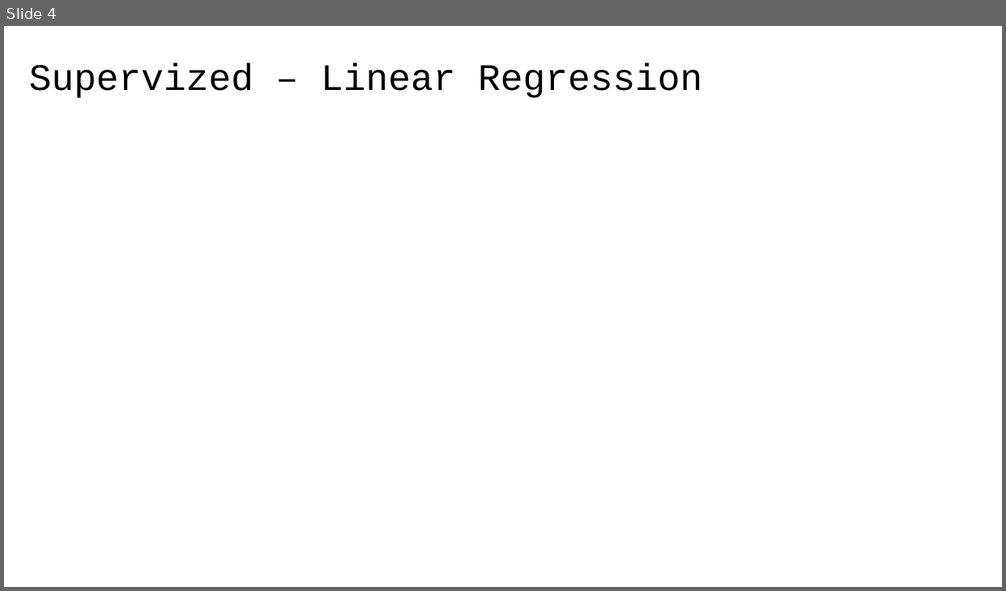
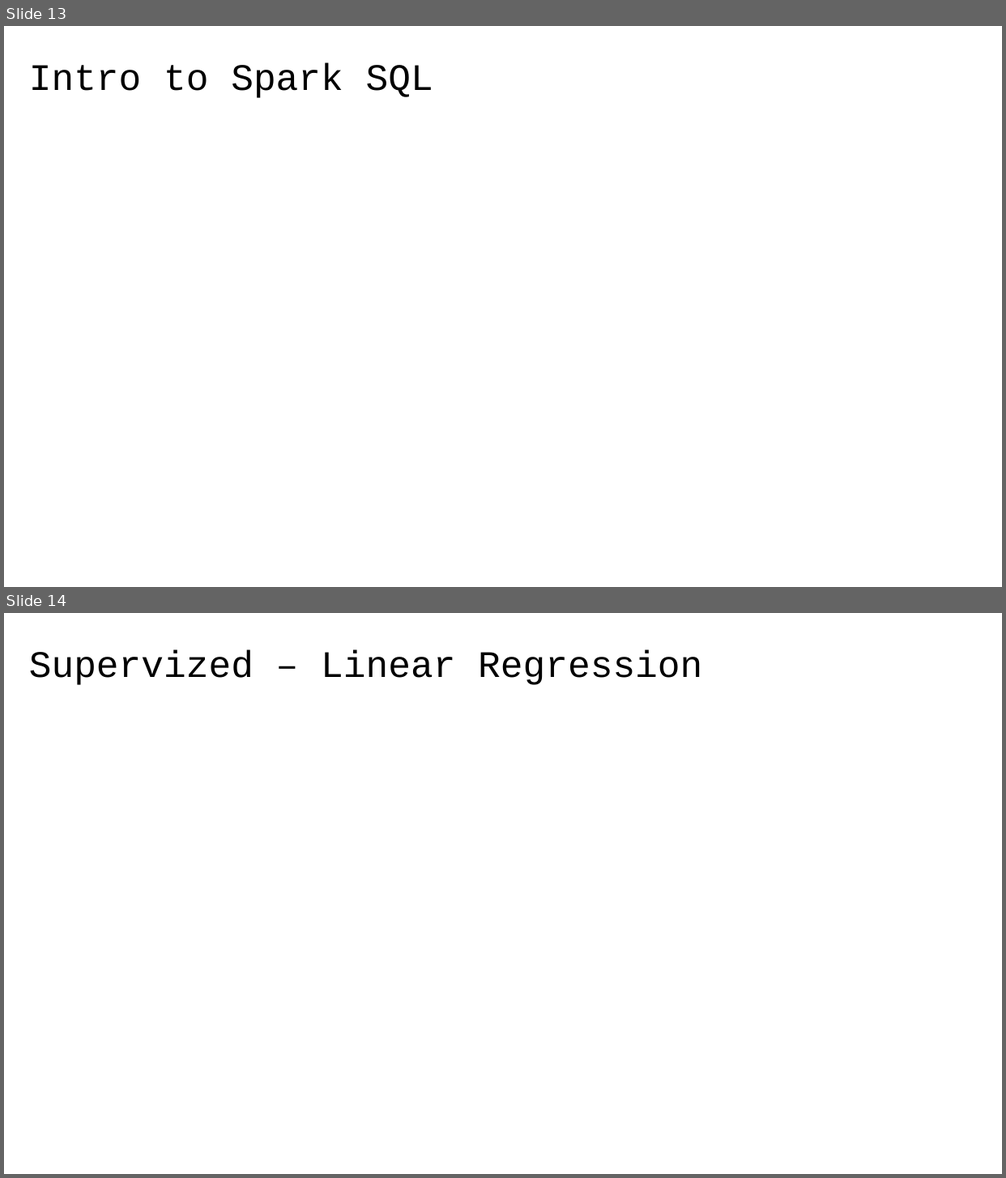
Before and after one commit to 40tude/02_Data-Science_Fullstack_march_2024, a slide deck: 12_assets/course_review_fullstack.pptx. Shown one above the other, each under a label of ours: slide 4 before the commit, slides 13 and 14 after it. The pictures are 1006x591 and 1006x1178 pixels, drawn with LibreOffice and Linux fonts; fonts in the diff are those of the drawing; grey boxes stand for pictures. Boxes give left, top, right and bottom in pixels: in the first picture for what was removed or moved away, otherwise in the second. Text is boxed around its words. In the diff, an @@ line names an element or a change of style, - is before the commit and + after.

```diff
--- a/12_assets/course_review_fullstack.pptx
+++ b/12_assets/course_review_fullstack.pptx
@@ slide 13 added at [4,26,1002,587], background #FFFFFF @@
@@ title added at [29,63,433,98], 36 pt, text #000000 @@
+Intro to Spark SQL
@@ what was slide 4 is now slide 14 @@
```
Also in this commit, not shown: 9 other slides added, 10 other files.
